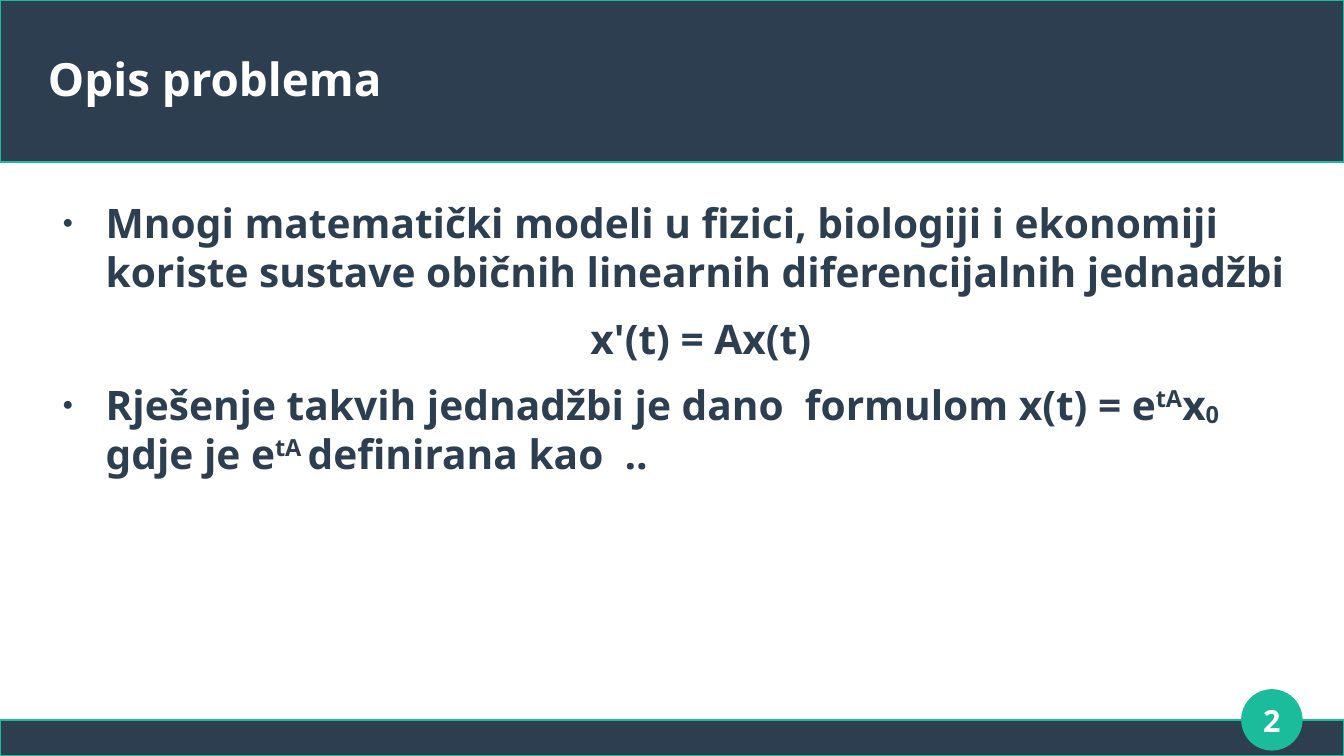
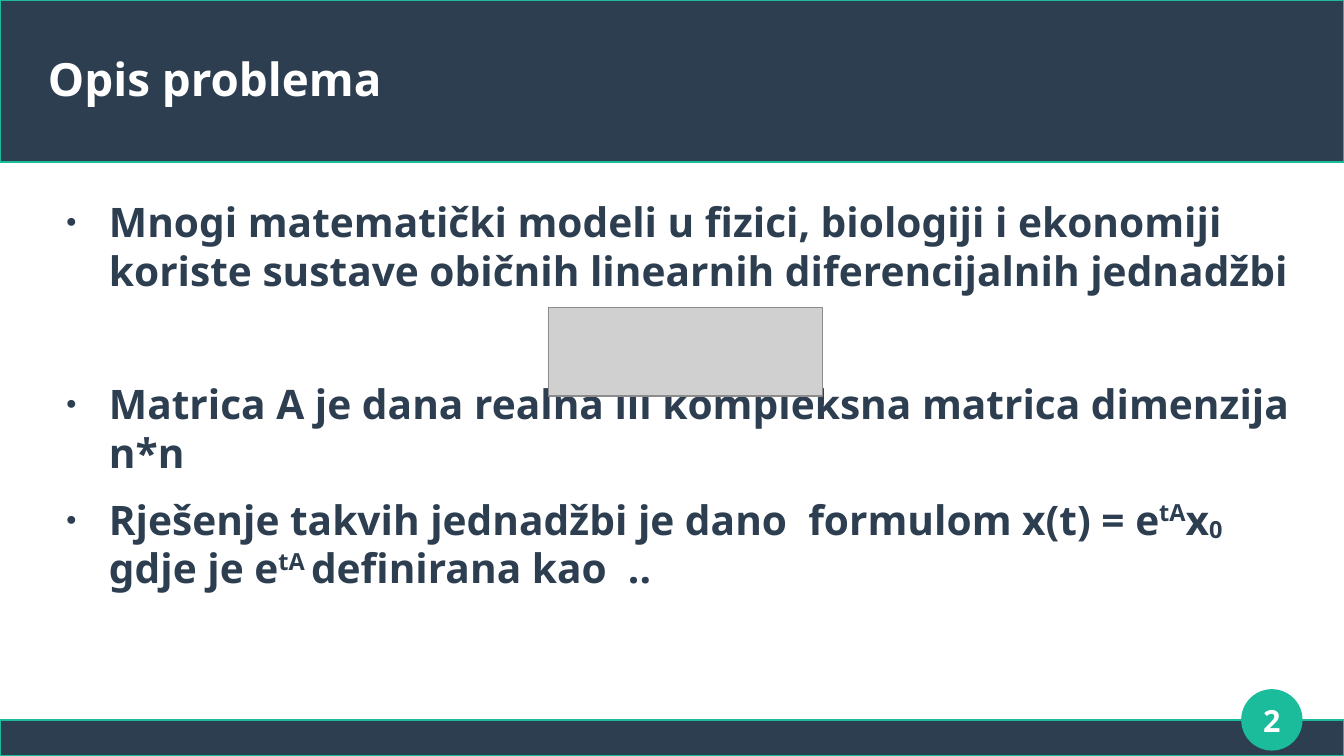
Before and after one commit to gbartol/matrix-exponential-function, a slide deck: slide 2 of Prezentacija_exp.odp. Drawn at 1344x756 pixels with LibreOffice and Linux fonts; fonts in the diff are those of the drawing; grey boxes stand for pictures. Boxes give left, top, right and bottom in pixels: in the first picture for what was removed or moved away, otherwise in the second. Text is boxed around its words. In the diff, an @@ line names an element or a change of style, - is before the commit and + after.

```diff
--- a/Prezentacija_exp.odp
+++ b/Prezentacija_exp.odp
@@ picture added at [549,307,823,396] @@
@@ text at [109,381,1289,468]: text changed @@
-x'(t) = Ax(t)
+● Matrica A je dana realna ili kompleksna matrica dimenzija n*n
```
Also in this commit, not shown: 1 other slide changed, 11 slides added, 2 other files.
